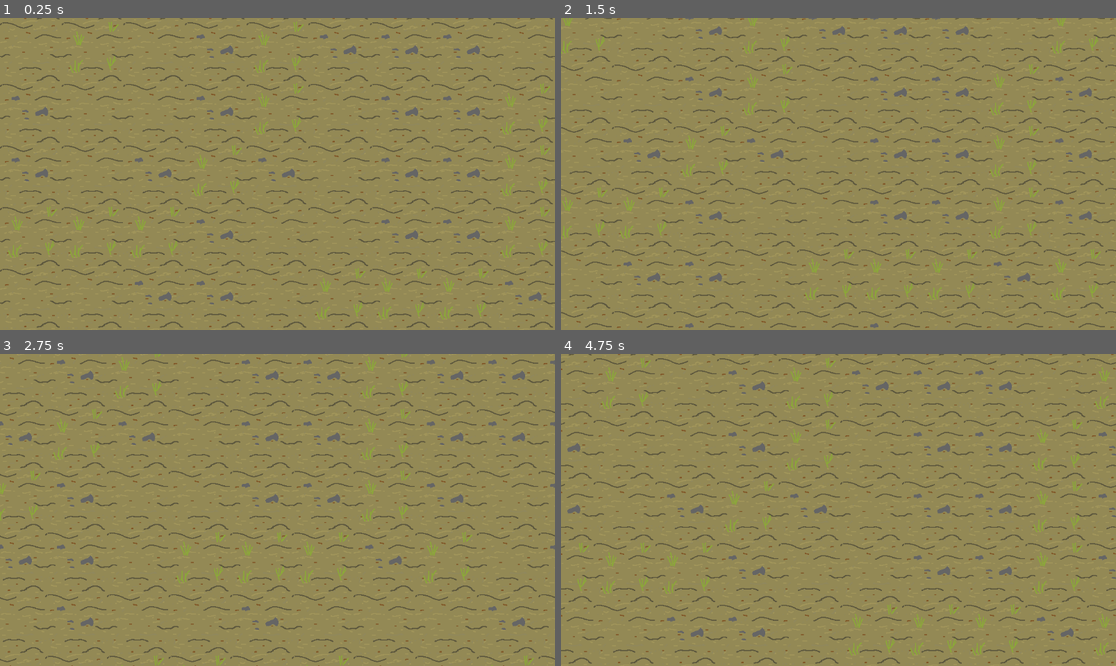
Above: before the commit, frames 1-4 (two rows, left to right).
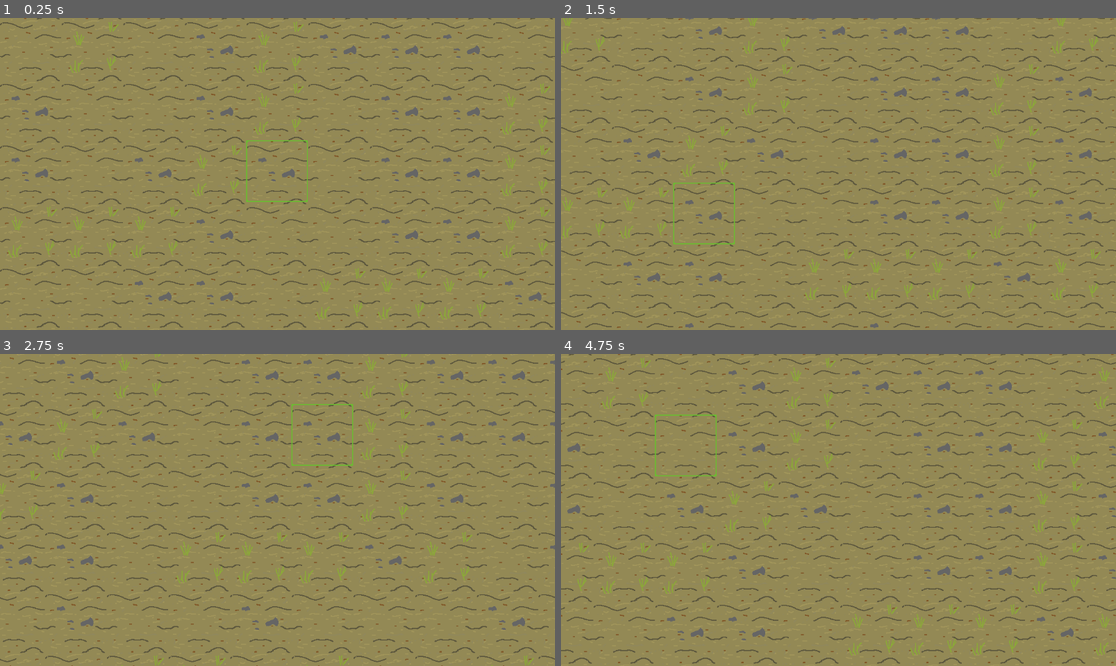
Above: after the commit, the same moments.

Repository: PhilipSBeck/Ludum-Dare-56
Game: Godot game, scene res://Levels/main.tscn
Same seed, same stepped clock (60 frames per second), same inputs: the game is played once before the commit and once after it.
Inputs (mouse positions are in pixels of both pictures, inside the frame that each line leads up to):
- Up to frame 1 (0.25 s): no input
- Up to frame 2 (1.5 s): tap Enter at 0.5 s; move the mouse to (960, 158) at 0.52 s; hold Right (ui_right) 0.53-1.28 s; move the mouse to (727, 189) at 1.27 s; hold Down (ui_down) from 1.28 s (still down)
- Up to frame 3 (2.75 s): move the mouse to (333, 441) at 2.02 s; release Down (ui_down) at 2.03 s; hold Right (ui_right) from 2.03 s (still down)
- Up to frame 4 (4.75 s): move the mouse to (810, 572) at 2.77 s; release Right (ui_right) at 2.78 s; hold Up (ui_up) 2.78-3.53 s; move the mouse to (1005, 556) at 3.52 s; hold Left (ui_left) from 3.53 s (still down); move the mouse to (672, 463) at 4.27 s

The runs differ from the first frame. In frame 1, 0.2% of the frame differs, in the area x 44-56%, y 39-60%; in frame 2, 0.1%; in frame 3, 0.1%; in frame 4, 0.2%, in the area x 16-29%, y 19-40%.

Commit message:
Tile highlight under mouse

Diff:
--- a/Levels/main.tscn
+++ b/Levels/main.tscn
@@ -1,9 +1,12 @@
-[gd_scene load_steps=3 format=3 uid="uid://d4hjcmvwxni5t"]
+[gd_scene load_steps=5 format=3 uid="uid://d4hjcmvwxni5t"]
 
 [ext_resource type="PackedScene" uid="uid://dv8ga14jrgtfb" path="res://Gameplay/Map/WorldMap.tscn" id="1_dsvs6"]
 [ext_resource type="Script" path="res://Scripts/Core/camera_2d.gd" id="1_qvoxn"]
+[ext_resource type="Script" path="res://Scripts/Core/main.gd" id="1_vq540"]
+[ext_resource type="Texture2D" uid="uid://bay8ourwndfe8" path="res://Art/Map/Floor/TileHighlight.png" id="3_vuw60"]
 
 [node name="Main" type="Node"]
+script = ExtResource("1_vq540")
 
 [node name="Camera2D" type="Camera2D" parent="."]
 position = Vector2(577, 326)
@@ -11,3 +14,7 @@
 
 [node name="TileMapLayer" parent="." instance=ExtResource("1_dsvs6")]
 tile_map_data = PackedByteArray(0, 0, 2, 0, 1, 0, 0, 0, 0, 0, 0, 0, 0, 0, 2, 0, 2, 0, 0, 0, 0, 0, 0, 0, 0, 0, 1, 0, 2, 0, 0, 0, 0, 0, 0, 0, 0, 0, 1, 0, 3, 0, 0, 0, 0, 0, 0, 0, 0, 0)
+
+[node name="TileHighlight" type="Sprite2D" parent="."]
+position = Vector2(190, 320)
+texture = ExtResource("3_vuw60")
--- /dev/null
+++ b/Scripts/Core/main.gd
@@ -0,0 +1,16 @@
+extends Node
+
+func UpdateHighlight():
+	var mousePos = $TileMapLayer.get_global_mouse_position()
+	var mapPos =  $TileMapLayer.local_to_map(mousePos)
+	var tilePos =  $TileMapLayer.map_to_local(mapPos)
+	$TileHighlight.position = tilePos
+
+# Called when the node enters the scene tree for the first time.
+func _ready() -> void:
+	pass # Replace with function body.
+
+
+# Called every frame. 'delta' is the elapsed time since the previous frame.
+func _process(delta: float) -> void:
+	UpdateHighlight()
Binary file added: Art/Map/Floor/TileHighlight.png
Not shown, added: Art/Map/Floor/TileHighlight.png.import
